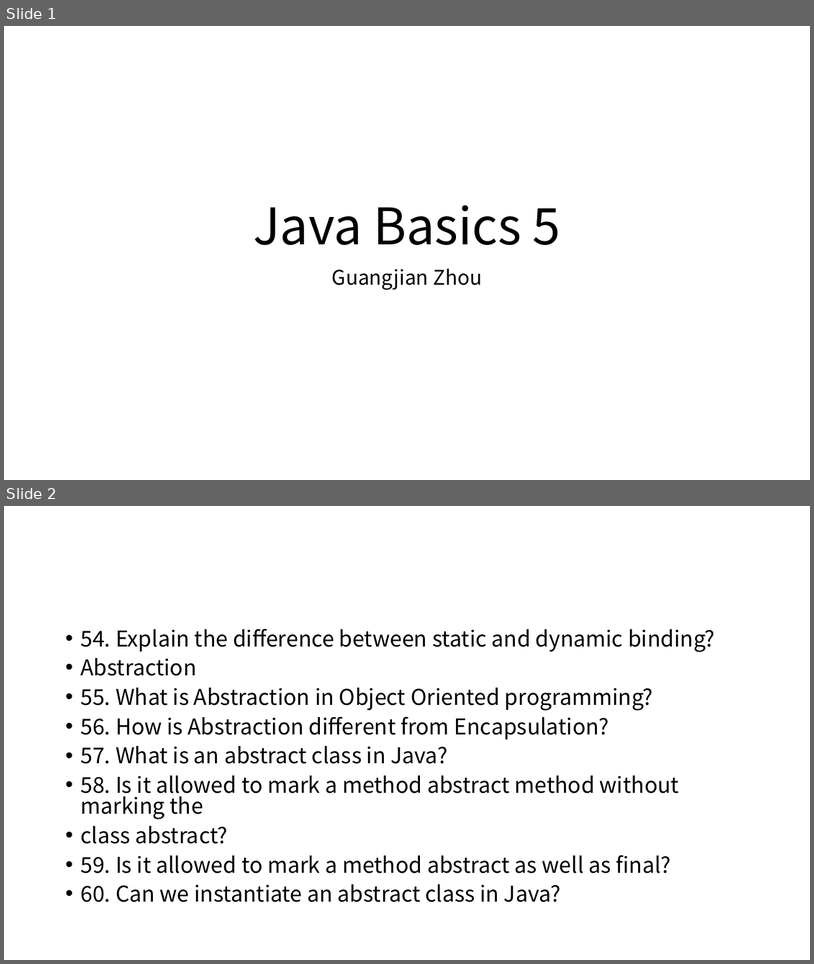
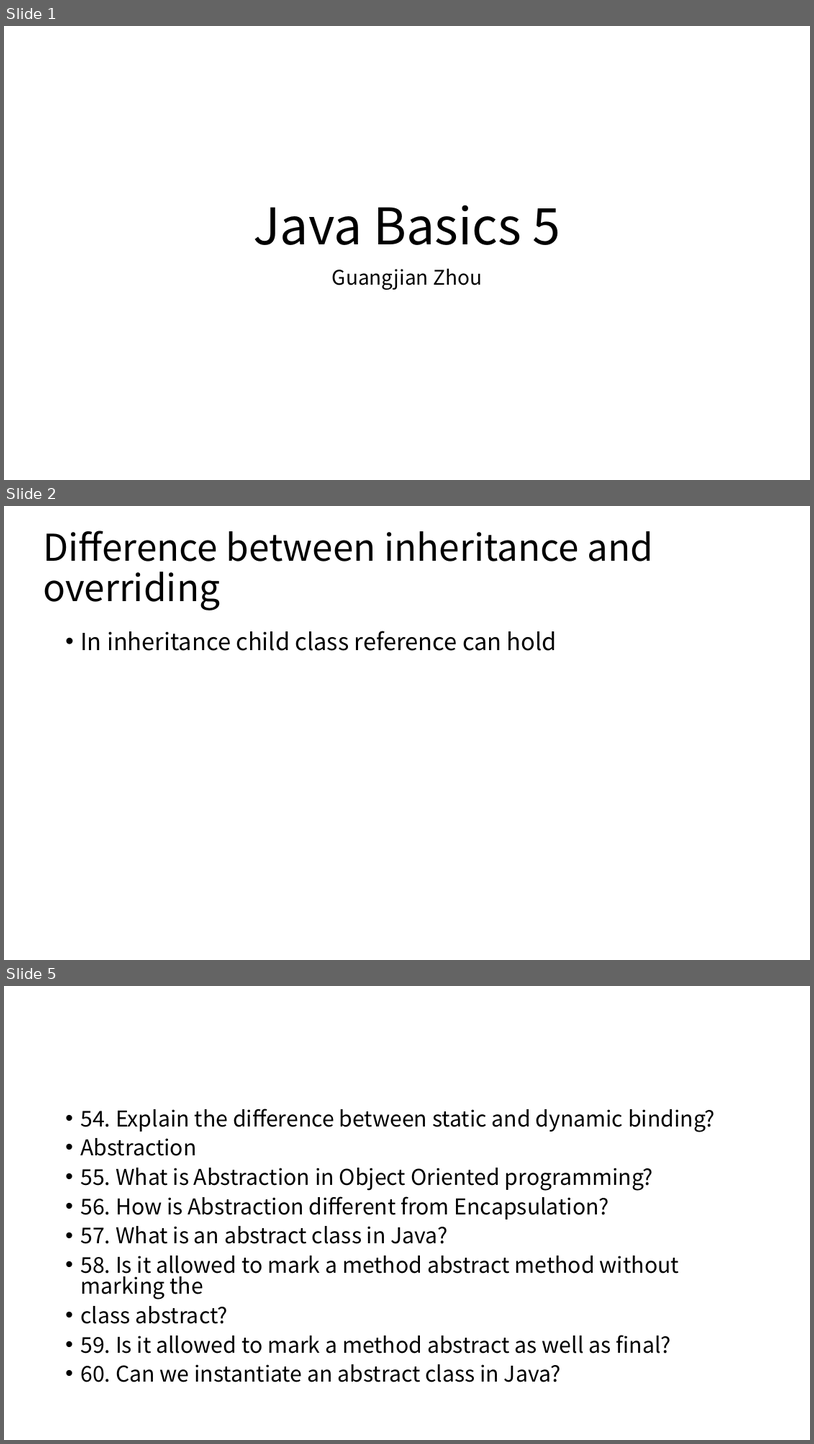
Before and after one commit to Marvioo/Cogent, a slide deck: Java Basics/Java Basics 5.pptx. Shown one above the other, each under a label of ours: slides 1 and 2 before the commit, slides 1, 2 and 5 after it; the slides between them are not shown. The pictures are 814x964 and 814x1444 pixels, drawn with LibreOffice and Linux fonts; fonts in the diff are those of the drawing. Boxes give left, top, right and bottom in pixels: in the first picture for what was removed or moved away, otherwise in the second. Text is boxed around its words. In the diff, an @@ line names an element or a change of style, - is before the commit and + after.

```diff
--- a/Java Basics/Java Basics 5.pptx
+++ b/Java Basics/Java Basics 5.pptx
@@ slide 2 added at (4, 506, 810, 960), background #FFFFFF @@
@@ title added at (43, 530, 654, 610), 44 pt, text #000000 @@
+Difference between inheritance and overriding
@@ text added at (80, 631, 557, 651), 28 pt, text #000000 @@
+• In inheritance child class reference can hold
@@ what was slide 2 is now slide 5 @@
```
Also in this commit, not shown: 2 other slides added, 2 other files.
